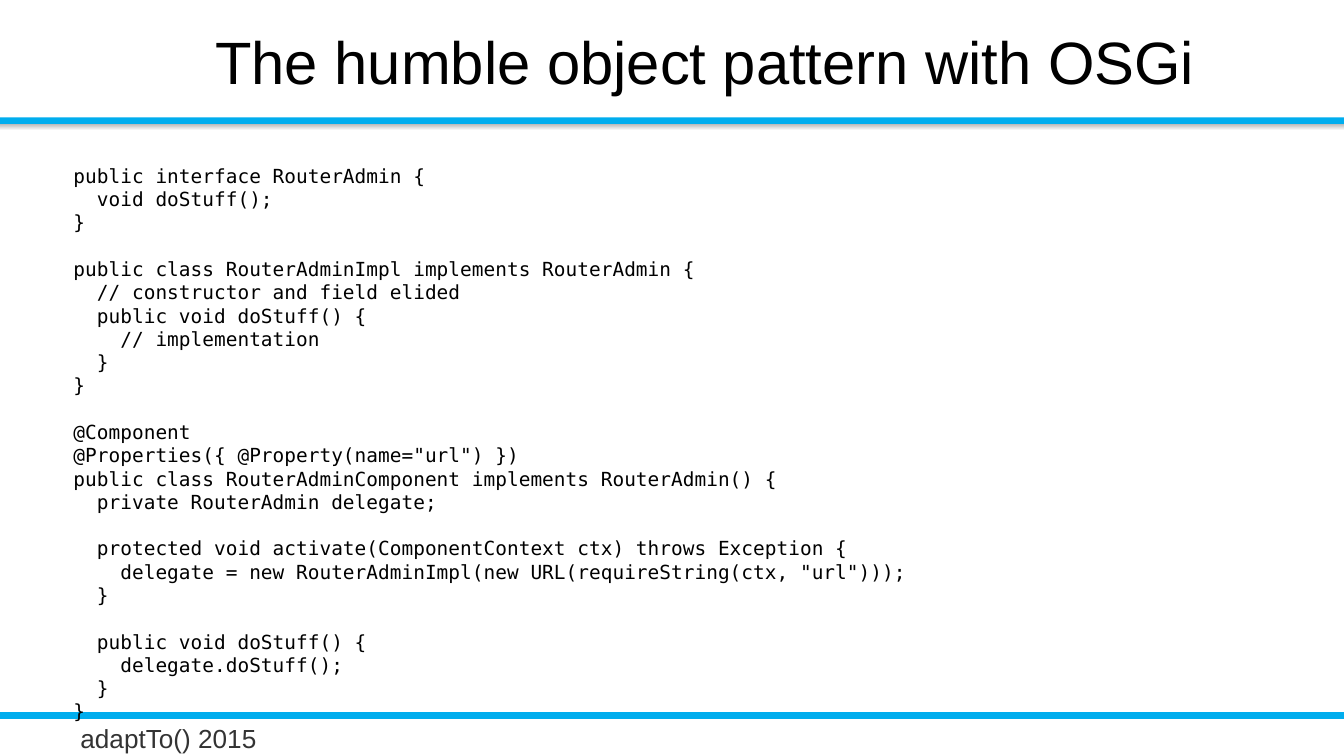
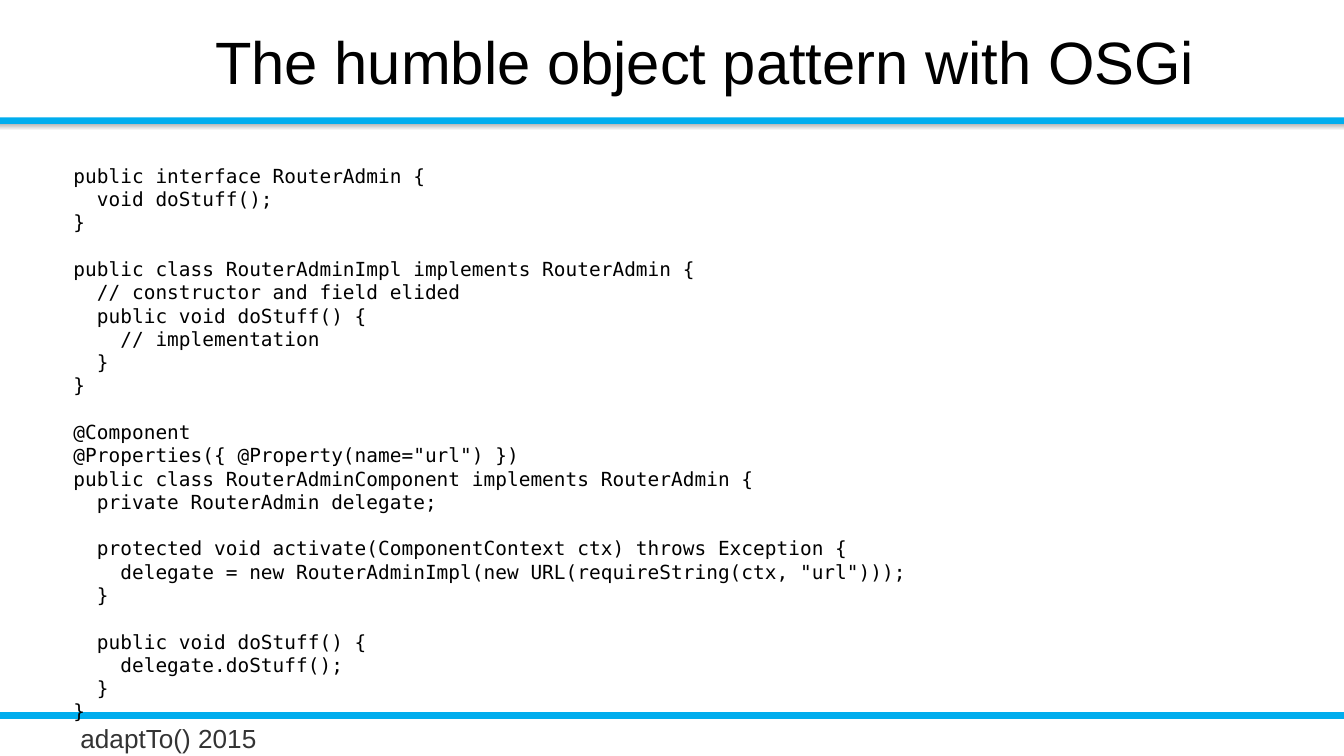
Before and after one commit to rombert/talks, a slide deck: slide 23 of adaptTo2015/How_Do_I_Test_My_Sling_Application-Robert_Munteanu_unedited.odp. Drawn at 1344x756 pixels with LibreOffice and Linux fonts; fonts in the diff are those of the drawing; background and template pictures are left out. Boxes give left, top, right and bottom in pixels: in the first picture for what was removed or moved away, otherwise in the second. Text is boxed around its words. In the diff, an @@ line names an element or a change of style, - is before the commit and + after.

```diff
--- a/adaptTo2015/How_Do_I_Test_My_Sling_Application-Robert_Munteanu_unedited.odp
+++ b/adaptTo2015/How_Do_I_Test_My_Sling_Application-Robert_Munteanu_unedited.odp
@@ text at (73, 168, 905, 676): text changed @@
-public interface RouterAdmin {
-void doStuff();
-}
-public class RouterAdminImpl implements RouterAdmin {
-// constructor and field elided
-public void doStuff() {
-// implementation
-}
-}
-@Component
-@Properties({ @Property(name="url") })
-public class RouterAdminComponent implements RouterAdmin() {
-private RouterAdmin delegate;
-protected void activate(ComponentContext ctx) throws Exception {
-delegate = new RouterAdminImpl(new URL(requireString(ctx, "url")));
-}
-public void doStuff() {
-delegate.doStuff();
-}
-}
+public interface RouterAdmin {
+void doStuff();
+}
+public class RouterAdminImpl implements RouterAdmin {
+// constructor and field elided
+public void doStuff() {
+// implementation
+}
+}
+@Component
+@Properties({ @Property(name="url") })
+public class RouterAdminComponent implements RouterAdmin {
+private RouterAdmin delegate;
+protected void activate(ComponentContext ctx) throws Exception {
+delegate = new RouterAdminImpl(new URL(requireString(ctx, "url")));
+}
+public void doStuff() {
+delegate.doStuff();
+}
+}
```
Also in this commit, not shown: 3 other slides changed, 2 slides added, 2 slides removed, 1 other file.
